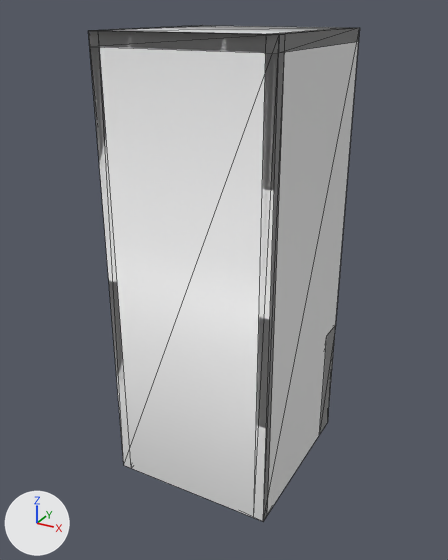
A saved change to the OBJ model Assets/TramChanh/Art/Models/Environment/SM_Shopfront_C.obj.
Camera for both pictures: a 50 mm camera at (6.8, -15.02, 11.43) aimed at (-0.21, -2.27, 5.06). Every picture has the same lights, and +X, +Y and +Z are marked at lower left. The picture after the commit comes second. Mesh edges are drawn as thin lines. Where no turn or scale is listed for an object, it has been applied to the vertices. Vertices at exactly the same position are counted once.

Objects in the first picture: 'SM_Shopfront_C'.
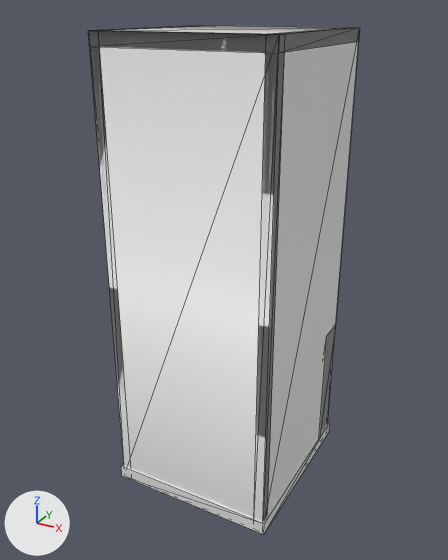
Location of each change, [x1, y1, x2, y2] in pixels of the pictures (448 x 560 px; the box of a moved part takes in the faces that stretch with it):
'SM_Shopfront_C', reshaped: before [89, 25, 360, 521]; after [89, 25, 360, 534]
part 1 of me_sm_shopfront_c, added: after [121, 421, 330, 534]
part 2 of me_sm_shopfront_c, moved or reshaped: [96, 42, 341, 521] in both

The edits, one by one:
me_sm_shopfront_c is used by ob_sm_shopfront_c; location (0.0, 0.0, 0.0).
Verts and faces of me_sm_shopfront_c; kept vertices keep their numbers, new ones are numbered from 60.
Before the commit, vertices of me_sm_shopfront_c: 0 (-2.1, 0.0, 0.0), 1 (-2.1, -4.5, 0.0) at pixel (123, 465), 4 (-1.85, 0.0, 0.0), 5 (-1.85, -4.5, 0.0) at pixel (131, 468), 8 (1.85, 0.0, 0.0).
Before the commit, vertices of me_sm_shopfront_c: 9 (1.85, -4.5, 0.0) at pixel (253, 517), 12 (2.1, 0.0, 0.0) at pixel (327, 422), 13 (2.1, -4.5, 0.0) at pixel (263, 521), 16 (-2.1, -4.25, 0.0), 18 (2.1, -4.25, 0.0) at pixel (267, 514).
Before the commit, vertices of me_sm_shopfront_c: 26 (-1.85, -0.7, 0.0), 27 (1.85, -0.7, 0.0), 30 (-2.1, -0.7, 0.0), 34 (2.1, -0.7, 0.0) at pixel (319, 435).
me_sm_shopfront_c had 60 vertices, 112 faces and spanned x -2.1..2.1, y -4.5..0.5, z 0.0..11.0.
me_sm_shopfront_c now has 68 vertices, 124 faces and spans x -2.15..2.15, y -4.55..0.5, z -0.35..11.0.
me_sm_shopfront_c part 1: a new loose piece, a box spanning x -2.15..2.15, y -4.55..0.05, z -0.35..0.0.
Part 2, on me_sm_shopfront_c:
Vertices 0, 1, 4, 5, 8, 9, 12, 13, 16, 18, 26, 27, 30, 34 move by (0.0, 0.0, -0.35).
